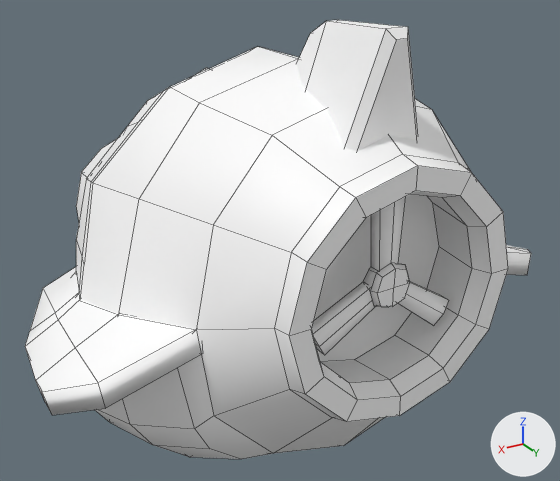
The FBX model Assets/_Content/_StaticMeshes/Submarine.fbx, before and after one commit.
The view is the same before and after, from a 50 mm lens placed at (0.857, 1.458, 0.743), pointed at (-0.005, 0.02, 0.024). Lighting does not change. The marker at lower right points along +X, +Y and +Z. The older version comes first. Mesh edges are drawn as thin lines. Where no turn or scale is listed for an object, it has been applied to the vertices. Vertices at exactly the same position are counted once.

The older version as bpy lines, for what is in view:
```python
me_mesh = bpy.data.meshes.new('Mesh')
me_mesh.from_pydata(...)  # 636 vertices, 613 faces; spans x -0.607..0.607, y -0.503..0.503, z -0.535..0.535
me_mesh.materials.append(mat_sub)  # its picture is missing
me_mesh_001 = bpy.data.meshes.new('Mesh.001')
me_mesh_001.from_pydata(...)  # 62 vertices, 54 faces; spans x -0.16..0.168, y -0.029..0.029, z -0.125..0.177
me_mesh_001.materials.append(mat_sub)  # its picture is missing
ob_propeller = bpy.data.objects.new('propeller', me_mesh_001)
ob_propeller.location = (0.012, 0.431, 0.094)
ob_submarine = bpy.data.objects.new('Submarine', me_mesh)
ob_submarine.location = (0.014, 0.0, 0.025)
```
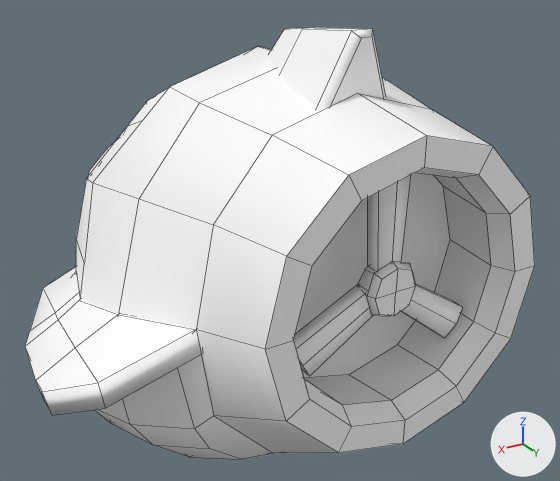
Where the change shows, as pixel boxes [x1, y1, x2, y2] in the pictures (560 x 481 px):
```json
{"object": "Submarine", "change": "reshaped", "before": [25, 20, 531, 459], "after": [25, 28, 535, 459]}
{"object": "propeller", "change": "moved", "before": [312, 197, 449, 355], "after": [294, 175, 463, 376]}
{"part": 1, "of": "me_mesh", "change": "rebuilt", "before": [296, 20, 418, 151], "after": [269, 28, 386, 108]}
{"part": 2, "of": "me_mesh", "change": "reshaped", "before": [74, 68, 208, 299], "after": [74, 88, 168, 299], "on screen": "mostly hidden"}
{"part": 3, "of": "me_mesh", "change": "reshaped", "before": [197, 106, 508, 453], "after": [197, 94, 535, 453]}
```

Scene script edits in JSON lines:
```json
{"block": "me_mesh", "where": "# used by ob_submarine; location = (0.014, 0.0, 0.025)"}
{"op": "remove", "block": "me_mesh", "code": "me_mesh.from_pydata(...)  # 636 vertices, 613 faces; spans x -0.607..0.607, y -0.503..0.503, z -0.535..0.535"}
{"op": "add", "block": "me_mesh", "code": "me_mesh.from_pydata(...)  # 558 vertices, 536 faces; spans x -0.607..0.607, y -0.487..0.52, z -0.535..0.521"}
{"block": "me_mesh", "change": "me_mesh part 1: the loose piece of 16 vertices spanning x -0.089..0.089, y 0.124..0.442, z 0.316..0.535 is rebuilt with 16 vertices and now spans x -0.089..0.089, y 0.029..0.346, z 0.364..0.521"}
{"block": "me_mesh", "change": "me_mesh part 2"}
{"block": "me_mesh", "change": "22 vertices are removed from x -0.497..0.497, y -0.083..-0.055, z -0.529..0.423"}
{"block": "me_mesh", "change": "44 faces are deleted"}
{"block": "me_mesh", "change": "9 vertices move from x -0.366..0.366, y -0.303..-0.28, z 0.065..0.352 to x -0.346..0.346, y -0.303..-0.28, z 0.065..0.331"}
{"block": "me_mesh", "change": "22 new faces join them"}
{"block": "me_mesh", "change": "me_mesh part 3"}
{"block": "me_mesh", "change": "24 vertices are removed from x -0.208..0.208, y 0.352..0.467, z -0.143..0.273"}
{"block": "me_mesh", "change": "25 faces are deleted"}
{"block": "me_mesh", "change": "3 vertices in x -0.127..0.127, y 0.503, z -0.188..-0.154 move by (0.0, 0.017, -0.001)"}
{"block": "me_mesh", "change": "3 vertices in x -0.127..0.127, y 0.503, z 0.285..0.319 move by (0.0, 0.017, 0.0)"}
{"block": "me_mesh", "change": "30 vertices move from x -0.257..0.257, y 0.462..0.503, z -0.206..0.328 to x -0.308..0.308, y 0.476..0.52, z -0.244..0.374"}
{"block": "me_mesh", "change": "12 vertices are added at x -0.254..0.254, y 0.336, z -0.189..0.319"}
{"block": "me_mesh", "change": "13 new faces join them"}
{"block": "me_mesh", "change": "other edits to the shape of me_mesh do not show in these pictures"}
{"op": "set", "path": "ob_propeller.location", "old": "(0.012, 0.431, 0.094)", "new": "(0.012, 0.431, 0.088)"}
```
